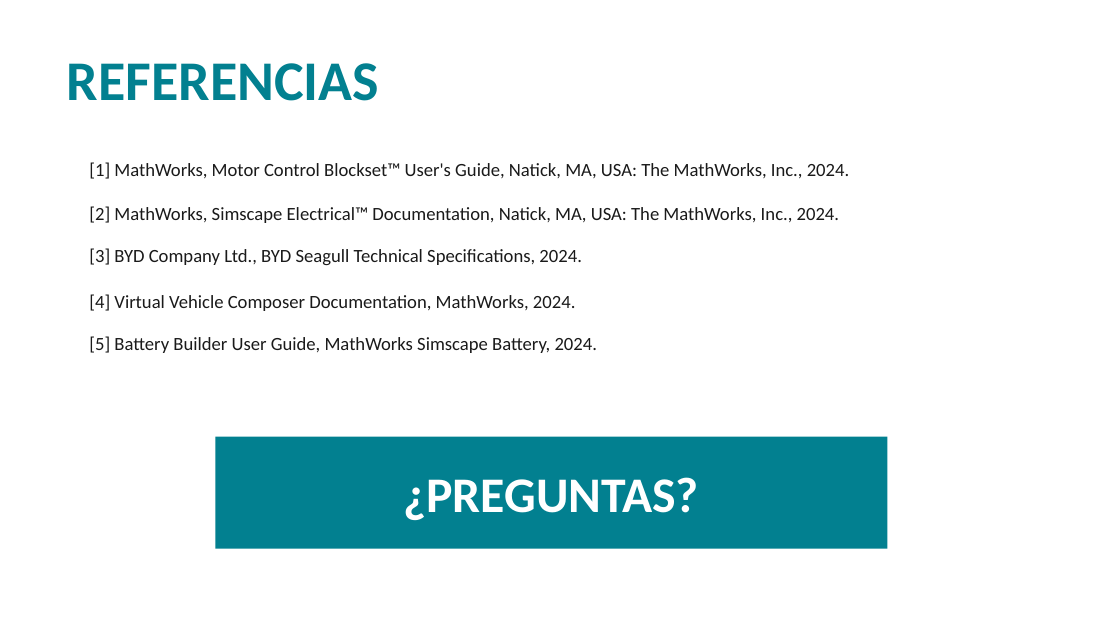
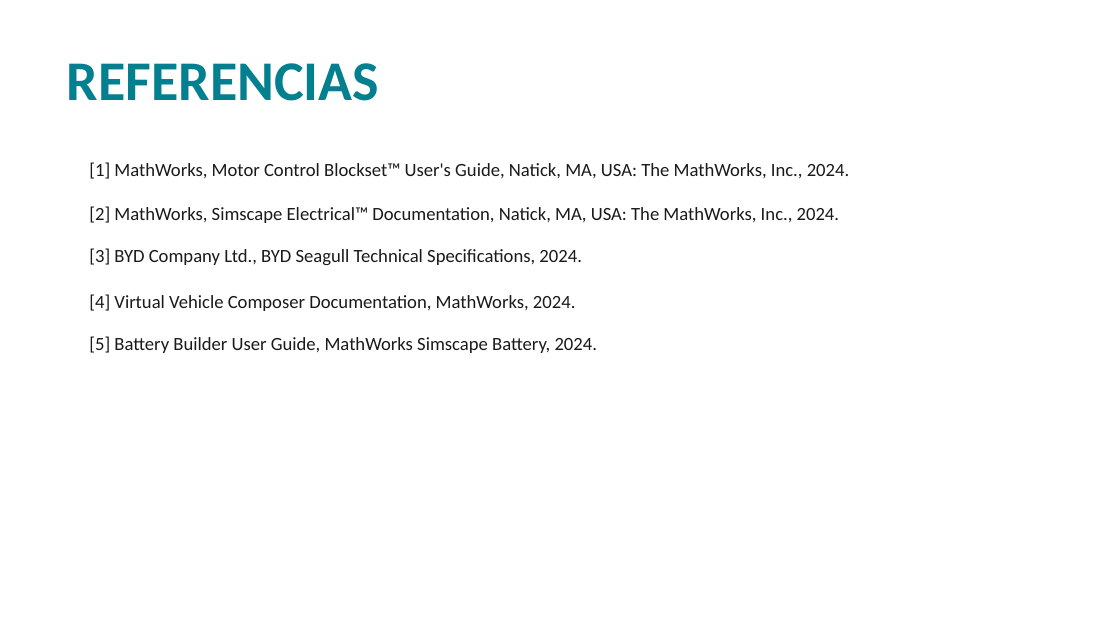
Before and after one commit to Carlos0610R/Alcivar-Rojas-Proyecto-vehiculos-hibridos-y-electricos-segundo-parcial., a slide deck: slide 15 of Alcivar, Rojas Presentacion_Proyecto_EV_MATLAB.pptx (slide 12 before the commit). Drawn at 1120x630 pixels with LibreOffice and Linux fonts; fonts in the diff are those of the drawing. Boxes give left, top, right and bottom in pixels: in the first picture for what was removed or moved away, otherwise in the second. Text is boxed around its words. In the diff, an @@ line names an element or a change of style, - is before the commit and + after.

```diff
--- a/Alcivar, Rojas Presentacion_Proyecto_EV_MATLAB.pptx
+++ b/Alcivar, Rojas Presentacion_Proyecto_EV_MATLAB.pptx
@@ rectangle removed at [215, 437, 887, 549] @@
@@ text removed at [403, 477, 699, 520] @@
-¿PREGUNTAS?
```
Also in this commit, not shown: 3 slides added, 1 slide removed.
